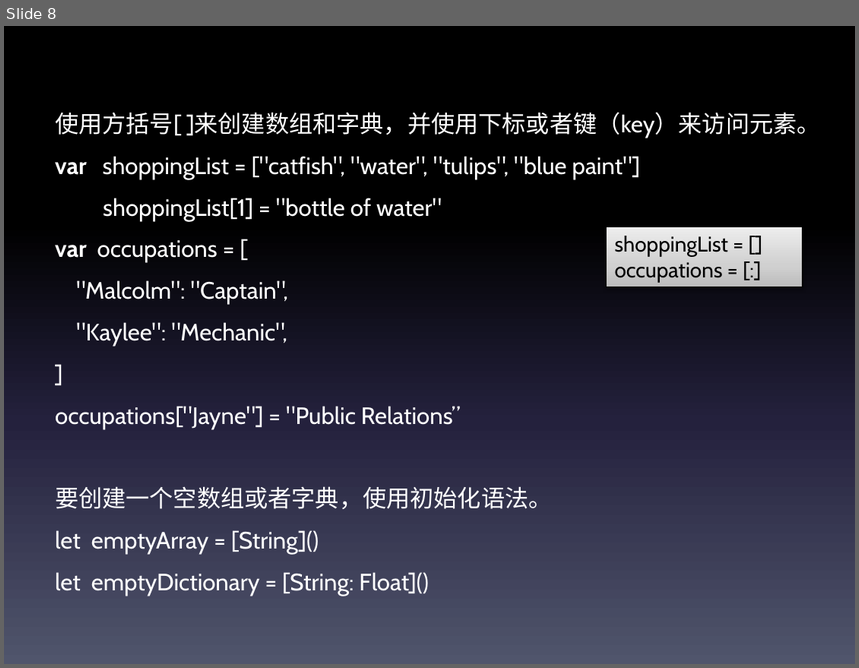
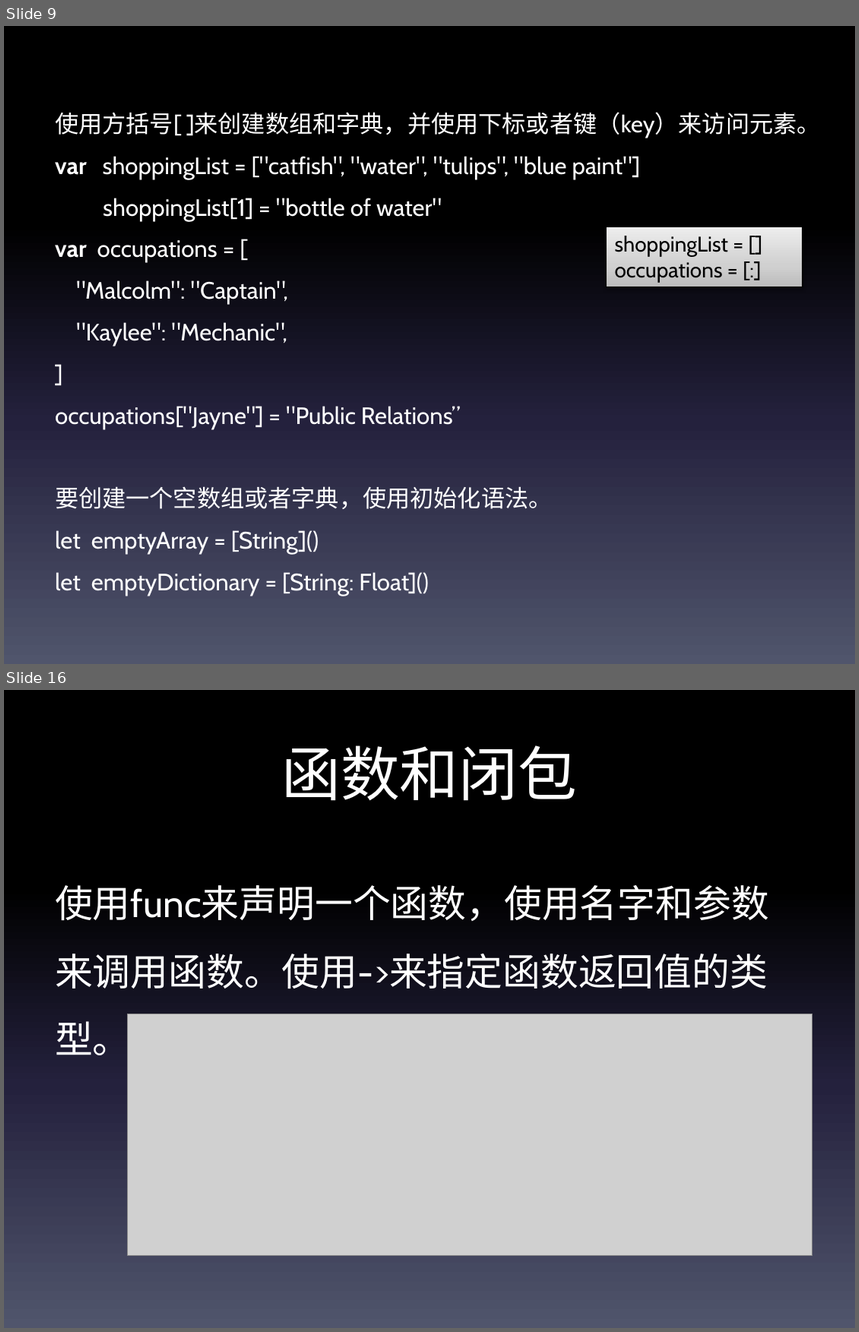
Before and after one commit to TheLittleBoy/swift-, a slide deck: swift.pptx. Shown one above the other, each under a label of ours: slide 8 before the commit, slides 9 and 16 after it; the slides between them are not shown. The pictures are 859x668 and 859x1332 pixels, drawn with LibreOffice and Linux fonts; fonts in the diff are those of the drawing; grey boxes stand for pictures. Boxes give left, top, right and bottom in pixels: in the first picture for what was removed or moved away, otherwise in the second. Text is boxed around its words. In the diff, an @@ line names an element or a change of style, - is before the commit and + after.

```diff
--- a/swift.pptx
+++ b/swift.pptx
@@ slide 16 added at [4, 690, 855, 1328], background gradient #000000 to #24213E to #51566D @@
@@ title added at [281, 745, 577, 801], 50 pt, text #FFFFFF @@
+函数和闭包
@@ text added at [55, 885, 769, 1063], 32 pt, text #FFFFFF @@
+使用func来声明一个函数，使用名字和参数来调用函数。使用->来指定函数返回值的类型。
@@ picture added at [127, 1014, 813, 1256] @@
@@ what was slide 8 is now slide 9 @@
```
Also in this commit, not shown: 2 slides changed, 25 other slides added, 1 other file.
